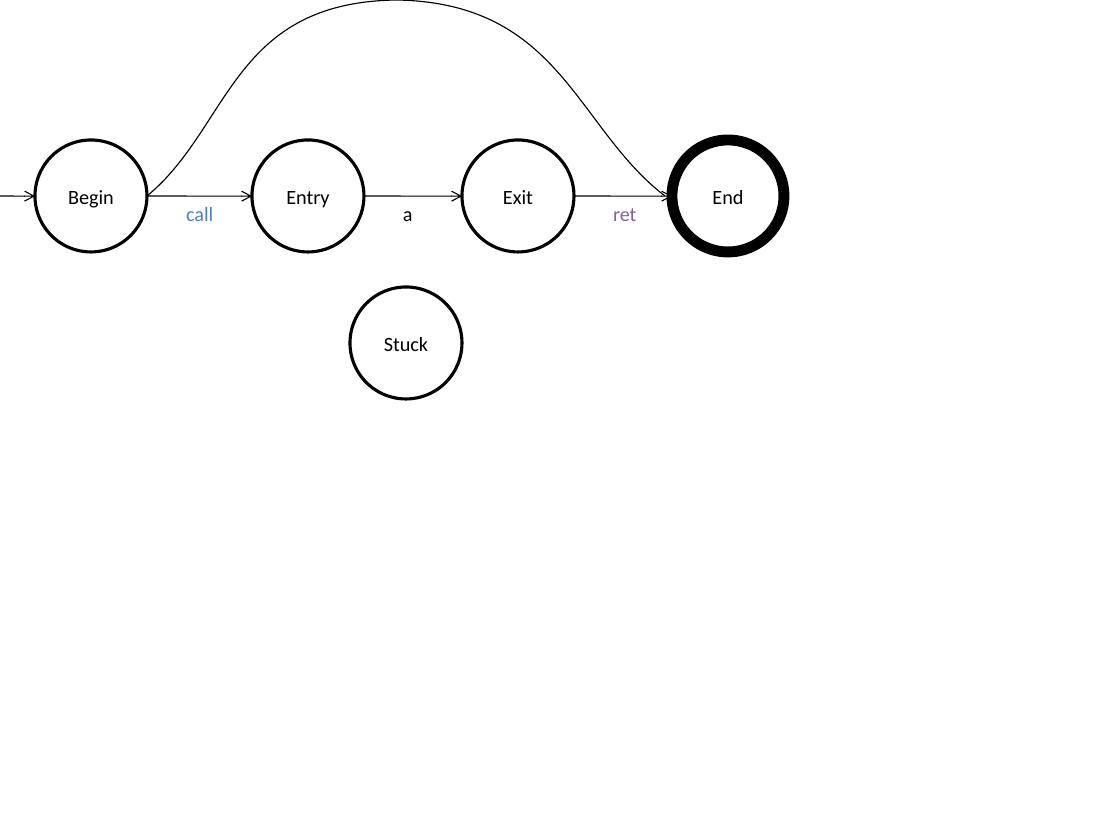
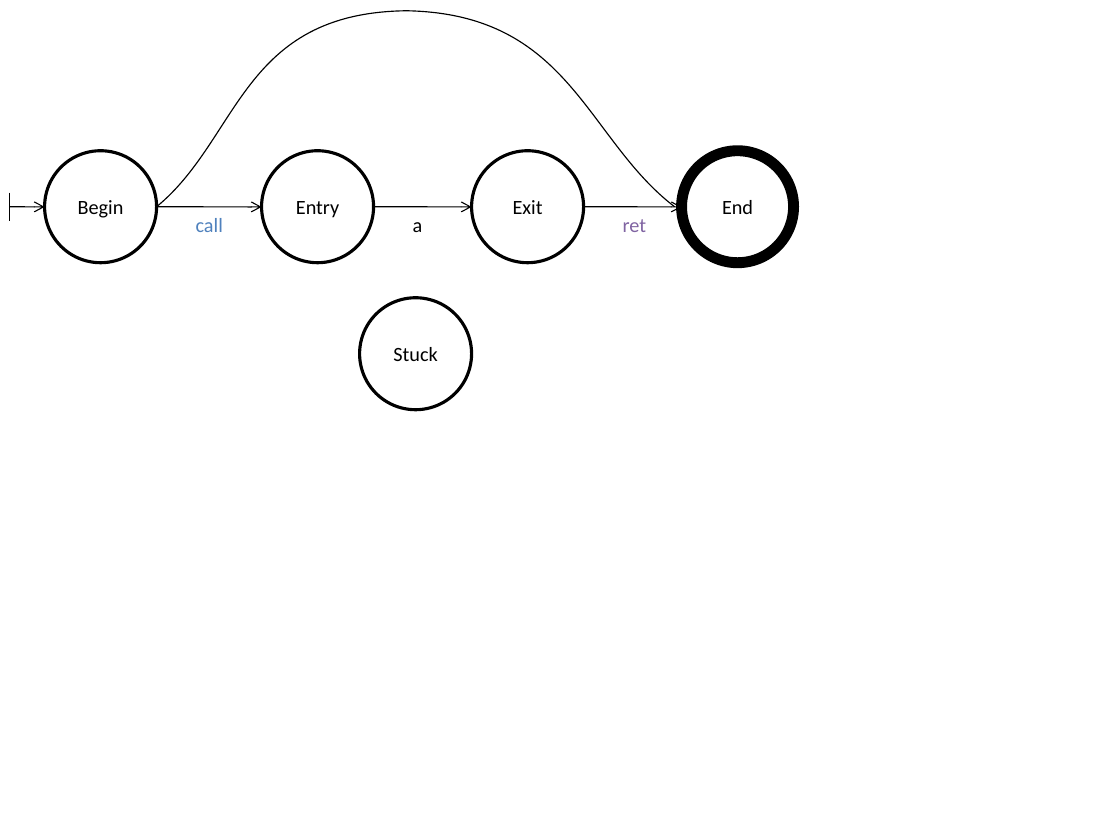
Before and after one commit to WaliDev/WALi-OpenNWA, a slide deck: slide 12 of Doc/NWA_tex/Examples.pptx. Drawn at 1120x840 pixels with LibreOffice and Linux fonts; fonts in the diff are those of the drawing. Boxes give left, top, right and bottom in pixels: in the first picture for what was removed or moved away, otherwise in the second. Text is boxed around its words. In the diff, an @@ line names an element or a change of style, - is before the commit and + after.

```diff
--- a/Doc/NWA_tex/Examples.pptx
+++ b/Doc/NWA_tex/Examples.pptx
@@ 5 ellipses, 4 arrows, 3 texts, 1 freeform shape: place and size @@
-5 ellipses, 4 arrows, 3 texts, 1 freeform shape at [0, 0, 784, 399]
+5 ellipses, 4 arrows, 3 texts, 1 freeform shape at [10, 11, 794, 410]
@@ line added from (10, 193) to (10, 221), #000000 0.75 pt @@
```
Also in this commit, not shown: 20 other slides changed, 43 other files.
